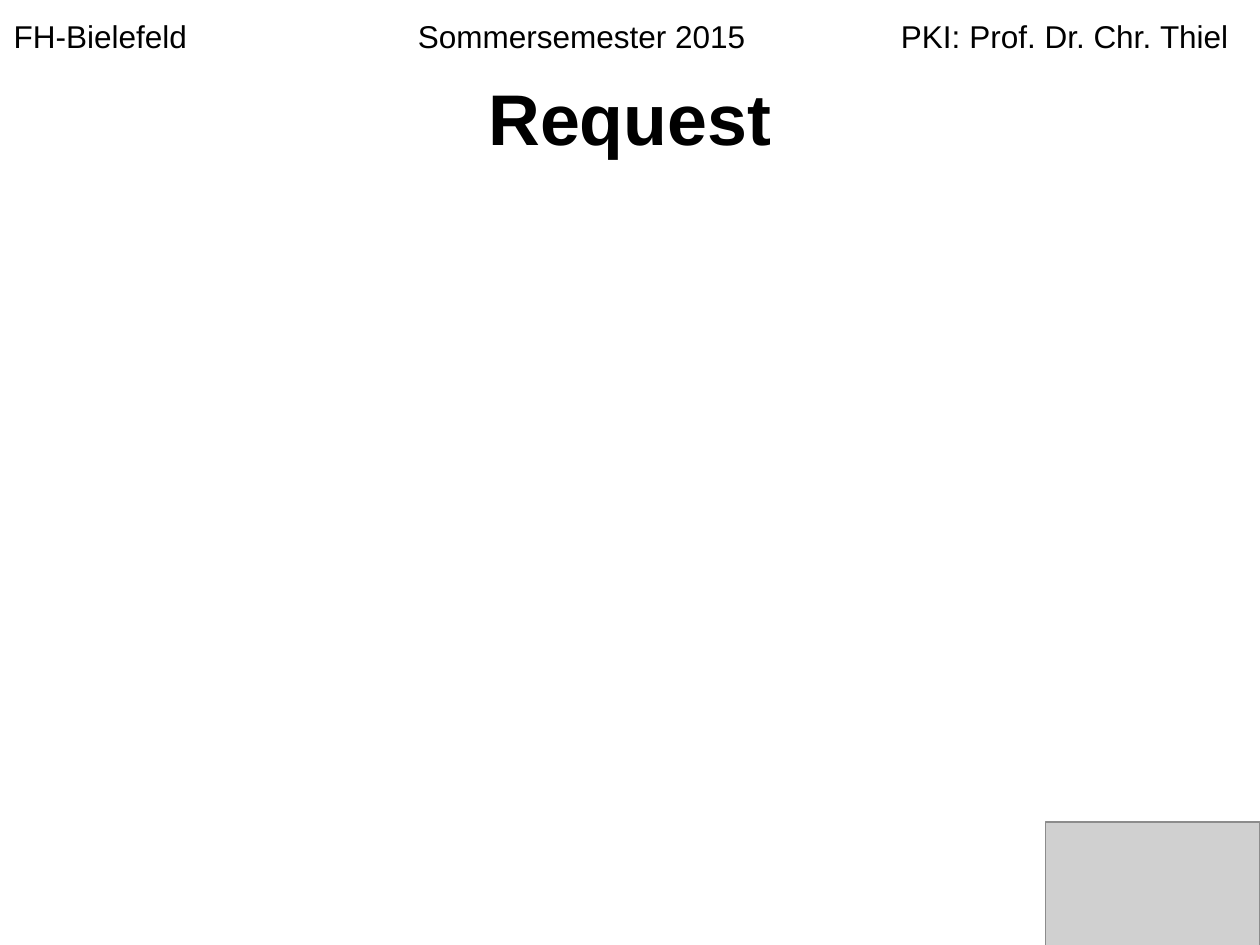
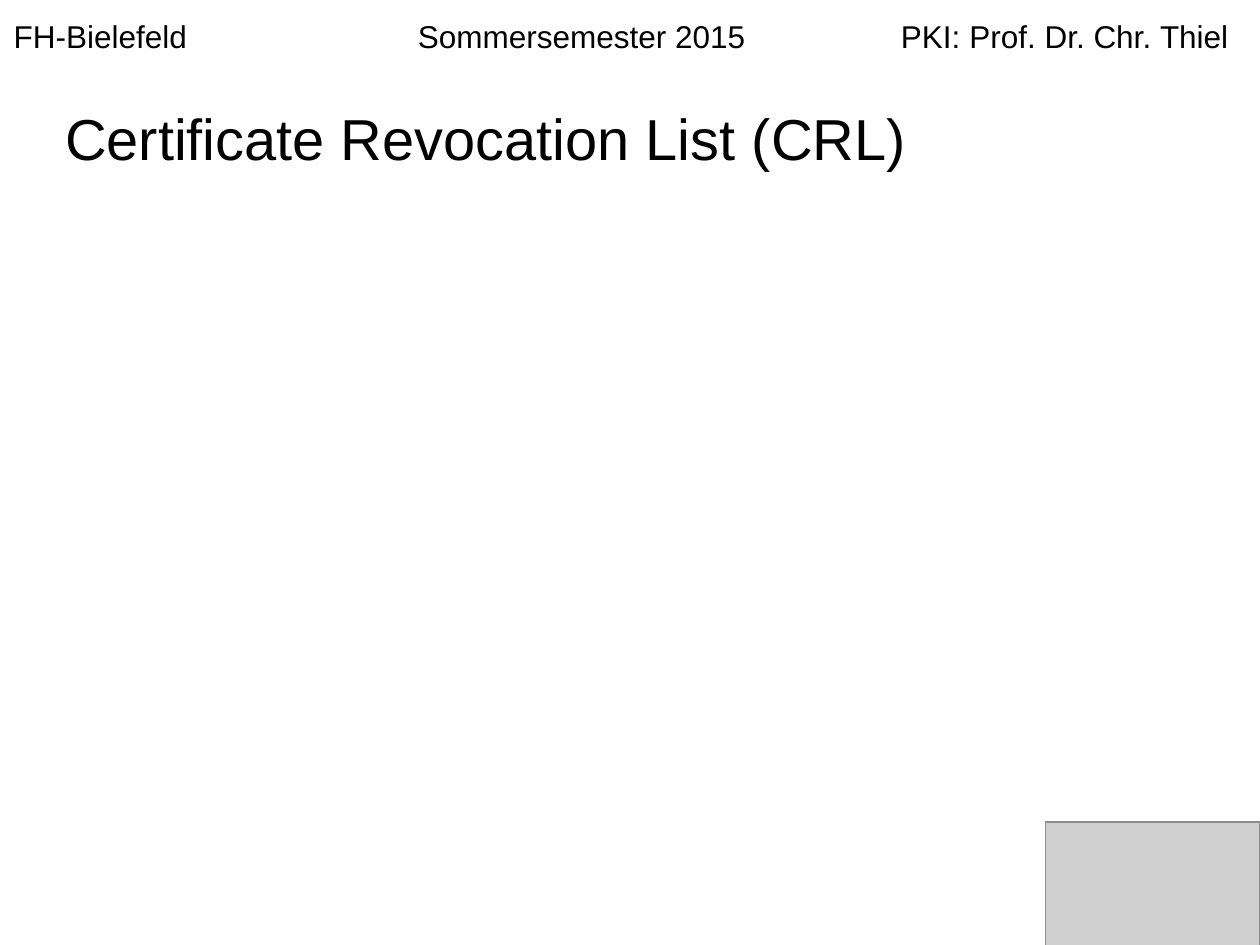
Before and after one commit to langec/pki, a slide deck: slide 10 of Erstellung_einer_PKI.pptx (slide 6 before the commit). Drawn at 1260x945 pixels with LibreOffice and Linux fonts; fonts in the diff are those of the drawing; grey boxes stand for pictures. Boxes give left, top, right and bottom in pixels: in the first picture for what was removed or moved away, otherwise in the second. Text is boxed around its words. In the diff, an @@ line names an element or a change of style, - is before the commit and + after.

```diff
--- a/Erstellung_einer_PKI.pptx
+++ b/Erstellung_einer_PKI.pptx
@@ title at (x1=65, y1=118, x2=906, y2=170): text changed; size 41 to 33 pt; bold off @@
-Request
+Certificate Revocation List (CRL)
```
Also in this commit, not shown: 9 other slides changed, 3 slides added.
